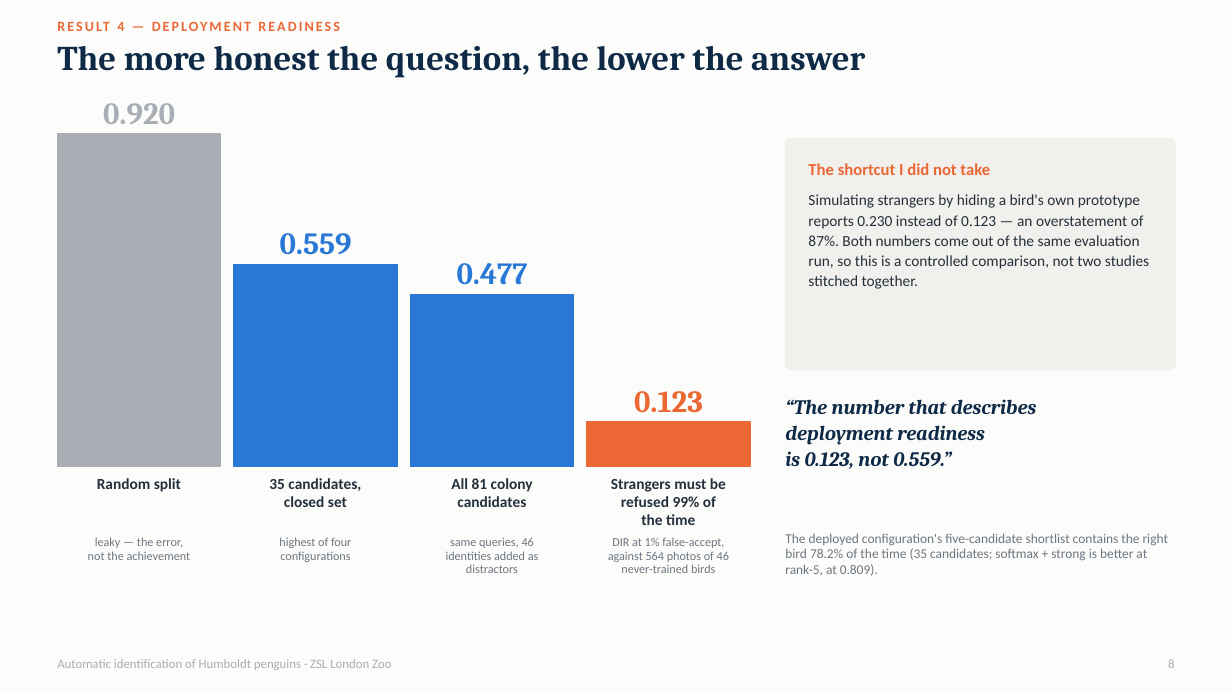
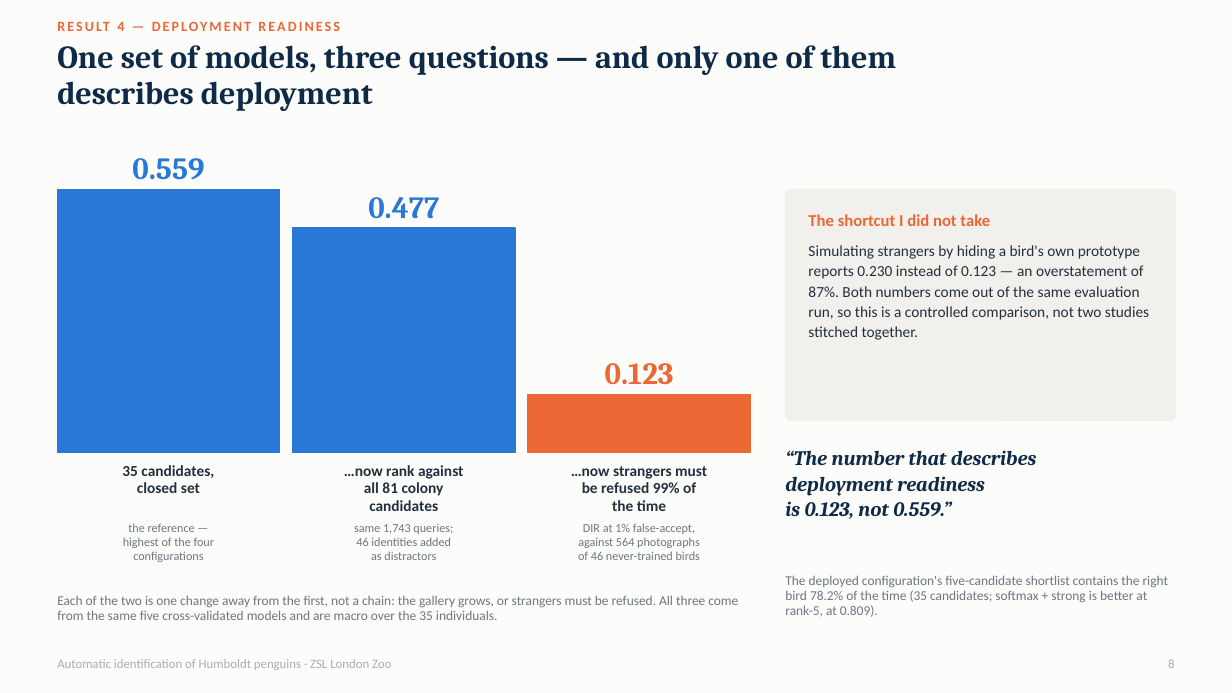
Before and after one commit to aoaoguo2003/pgs, a slide deck: slide 8 of presentation/final_presentation.pptx. Drawn at 1232x693 pixels with LibreOffice and Linux fonts; fonts in the diff are those of the drawing. Boxes give left, top, right and bottom in pixels: in the first picture for what was removed or moved away, otherwise in the second. Text is boxed around its words. In the diff, an @@ line names an element or a change of style, - is before the commit and + after.

```diff
--- a/presentation/final_presentation.pptx
+++ b/presentation/final_presentation.pptx
@@ text removed at bbox=[57, 46, 865, 78] @@
-The more honest the question, the lower the answer
@@ text added at bbox=[57, 45, 896, 111], 25 pt, text #0E2A47, bold @@
+One set of models, three questions — and only one of them
+describes deployment
@@ text removed at bbox=[103, 103, 175, 124] @@
-0.920
@@ text "0.559": place and size @@
-text "0.559" at bbox=[280, 233, 352, 255]
+text "0.559" at bbox=[132, 158, 204, 180]
@@ rectangle: place and size @@
-rectangle at bbox=[57, 134, 221, 467]
+rectangle at bbox=[57, 189, 280, 453]
@@ rectangle at bbox=[57, 189, 280, 453]: fill #A9AEB5 to #2A78D6; outline #A9AEB5 1 pt to #2A78D6 1 pt @@
@@ text "0.477": place and size @@
-text "0.477" at bbox=[457, 263, 528, 285]
+text "0.477" at bbox=[368, 197, 439, 219]
@@ 3 texts, 1 rounded rectangle: place and size @@
-3 texts, 1 rounded rectangle at bbox=[785, 139, 1176, 469]
+3 texts, 1 rounded rectangle at bbox=[785, 189, 1176, 519]
@@ rectangle: place and size @@
-rectangle at bbox=[234, 264, 397, 467]
+rectangle at bbox=[293, 228, 516, 453]
@@ rectangle removed at bbox=[410, 294, 574, 467] @@
@@ text "0.123": place and size @@
-text "0.123" at bbox=[634, 391, 703, 413]
+text "0.123" at bbox=[605, 363, 674, 385]
@@ rectangle: place and size @@
-rectangle at bbox=[587, 422, 750, 467]
+rectangle at bbox=[528, 395, 750, 453]
@@ text "35 candidates,": place and size @@
-text "35 candidates," at bbox=[269, 478, 361, 507]
+text "35 candidates," at bbox=[122, 465, 214, 493]
@@ text removed at bbox=[97, 478, 181, 492] @@
-Random split
@@ text "…now rank against": place and size @@
-text "…now rank against" at bbox=[451, 478, 533, 507]
+text "…now rank against" at bbox=[344, 465, 464, 511]
@@ text at bbox=[344, 465, 464, 496]: text changed @@
-All 81 colony
+…now rank against
+all 81 colony
@@ text "…now strangers must": place and size @@
-text "…now strangers must" at bbox=[611, 478, 726, 525]
+text "…now strangers must" at bbox=[571, 466, 707, 511]
@@ text at bbox=[571, 466, 707, 493]: text changed @@
-Strangers must be
-refused 99% of
+…now strangers must
+be refused 99% of
@@ text "the reference —": place and size @@
-text "the reference —" at bbox=[279, 537, 351, 562]
+text "the reference —" at bbox=[123, 523, 214, 562]
@@ text removed at bbox=[88, 537, 191, 560] @@
-leaky — the error,
-not the achievement
@@ text at bbox=[123, 523, 214, 548]: text changed @@
-highest of four
+the reference —
+highest of the four
@@ text at bbox=[354, 524, 453, 560]: text changed @@
-same queries, 46
-identities added as
-distractors
+same 1,743 queries;
+46 identities added
+as distractors
@@ text "DIR at 1% false-accept,": place and size @@
-text "DIR at 1% false-accept," at bbox=[608, 537, 729, 573]
+text "DIR at 1% false-accept," at bbox=[578, 523, 700, 560]
@@ text at bbox=[578, 537, 700, 560]: text changed @@
-against 564 photos of 46
-never-trained birds
+against 564 photographs
+of 46 never-trained birds
@@ text added at bbox=[57, 595, 738, 620], 10.5 pt, text #6E7681 @@
+Each of the two is one change away from the first, not a chain: the gallery grows, or strangers must be refused. All three come from the same five cross-validated models and are macro over the 35 individuals.
@@ text "The deployed configuration's five-candidate shortlist ...": place and size @@
-text "The deployed configuration's five-candidate shortlist ..." at bbox=[785, 533, 1168, 576]
+text "The deployed configuration's five-candidate shortlist ..." at bbox=[785, 575, 1168, 617]
```
Also in this commit, not shown: 2 other slides changed, 4 other files.
